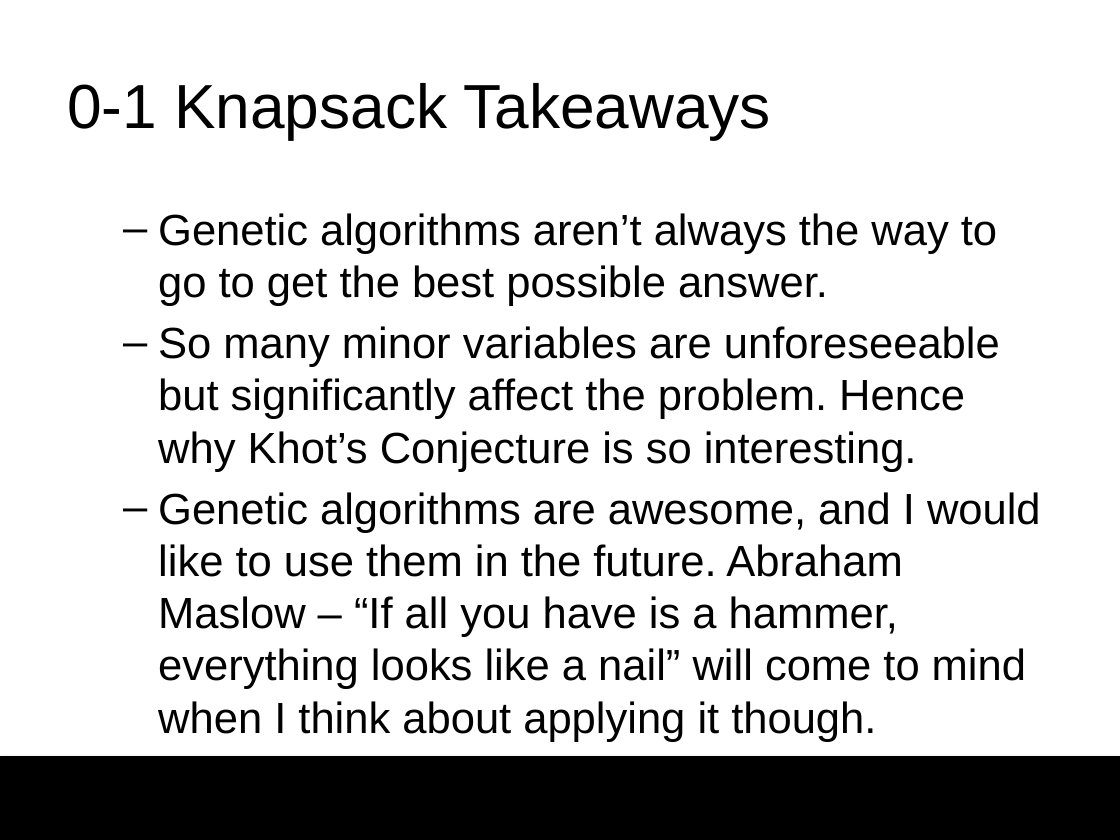
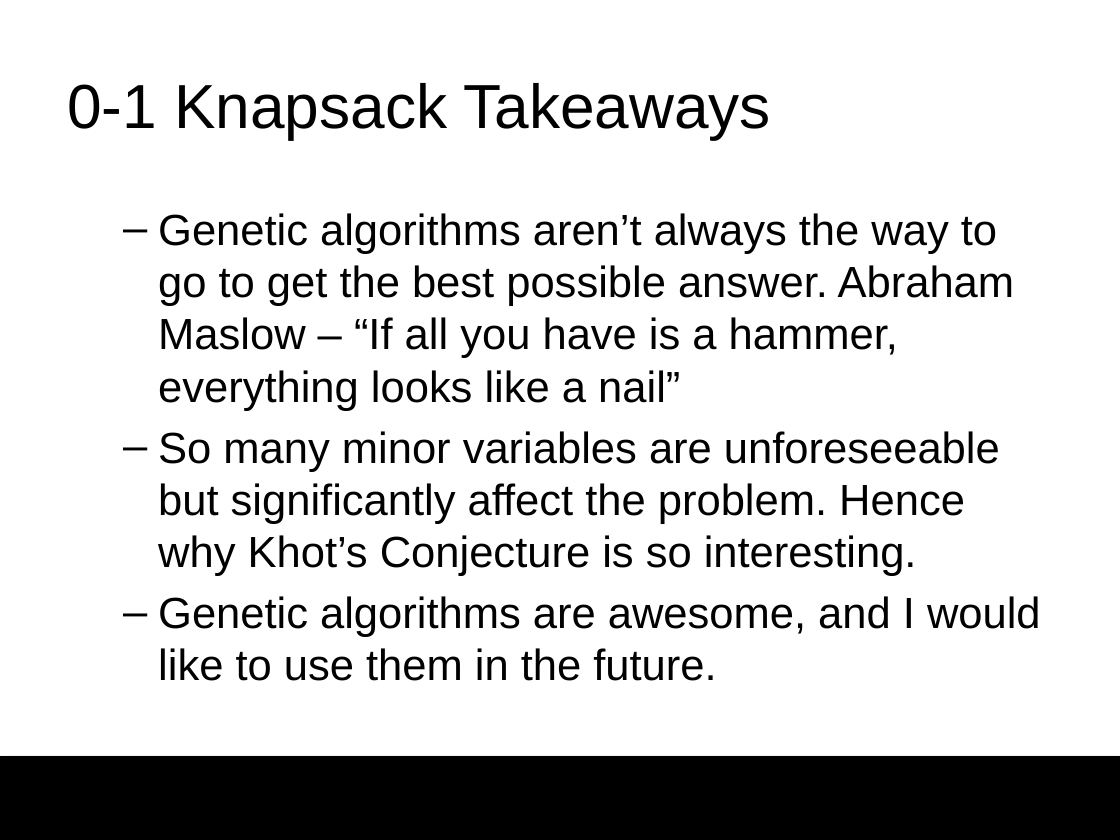
Before and after one commit to darrare/MS-Thesis, a slide deck: slide 16 of Documentation/Presentation.pptx (slide 11 before the commit). Drawn at 1120x840 pixels with LibreOffice and Linux fonts; fonts in the diff are those of the drawing; background and template pictures are left out. Boxes give left, top, right and bottom in pixels: in the first picture for what was removed or moved away, otherwise in the second. Text is boxed around its words. In the diff, an @@ line names an element or a change of style, - is before the commit and + after.

```diff
--- a/Documentation/Presentation.pptx
+++ b/Documentation/Presentation.pptx
@@ text at <box>158,213,1015,411</box>: text changed @@
-  – Genetic algorithms aren’t always the way to go to get the best possible answer.
+  – Genetic algorithms aren’t always the way to go to get the best possible answer. Abraham Maslow – “If all you have is a hammer, everything looks like a nail”
@@ text at <box>158,596,1041,681</box>: text changed @@
-  – Genetic algorithms are awesome, and I would like to use them in the future. Abraham Maslow – “If all you have is a hammer, everything looks like a nail” will come to mind when I think about applying it though.
+  – Genetic algorithms are awesome, and I would like to use them in the future.
```
Also in this commit, not shown: 11 other slides changed, 16 slides added, 1 slide removed, 2 other files.
